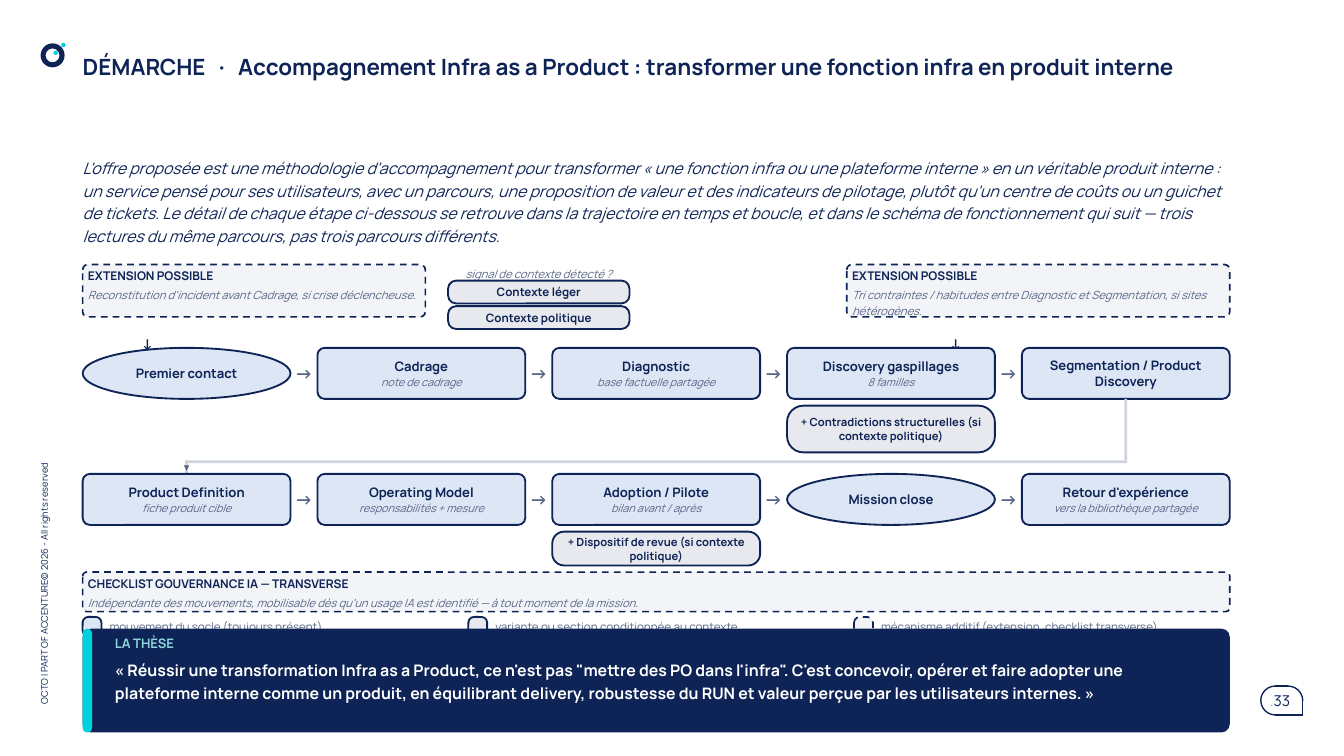
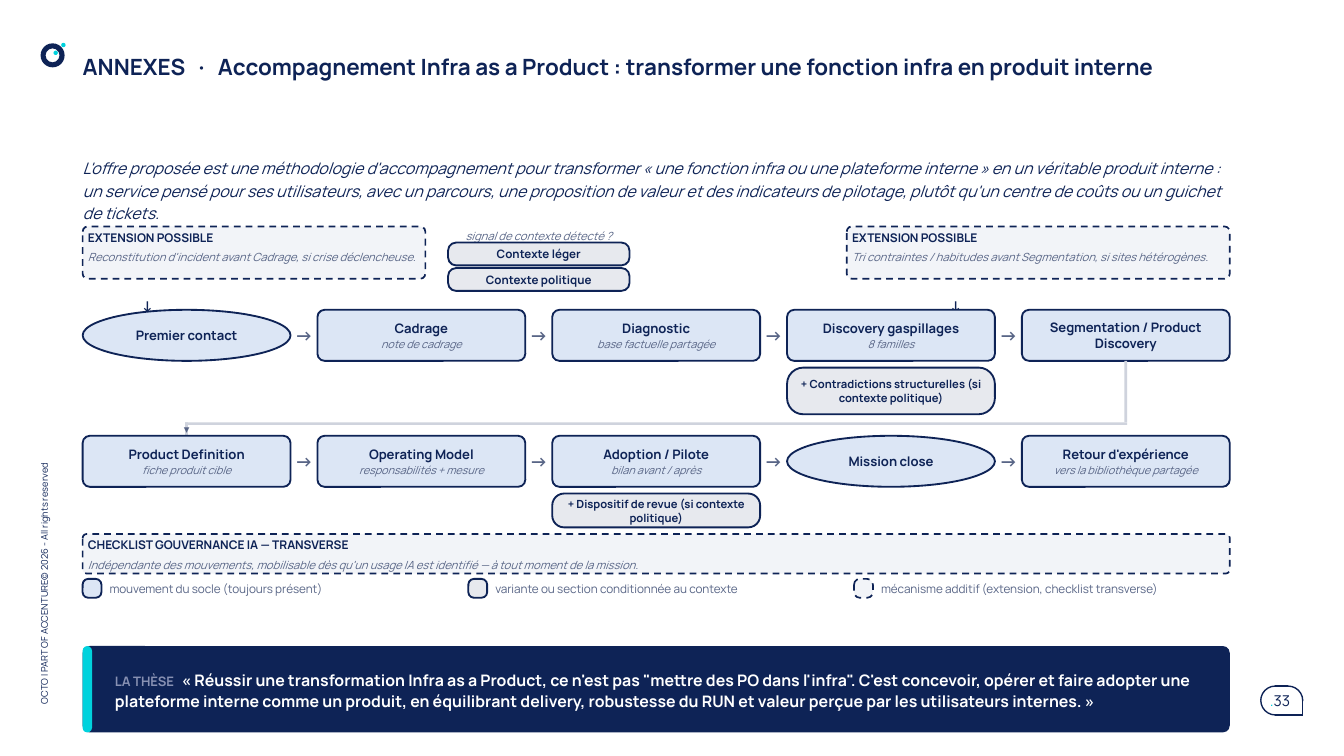
Before and after one commit to claudecamus-dot/Vscode3, a slide deck: slide 33 of docs/cadrage-ppt/bmad-iap-cadrage-synthese.pptx. Drawn at 1344x756 pixels with LibreOffice and Linux fonts; fonts in the diff are those of the drawing. Boxes give left, top, right and bottom in pixels: in the first picture for what was removed or moved away, otherwise in the second. Text is boxed around its words. In the diff, an @@ line names an element or a change of style, - is before the commit and + after.

```diff
--- a/docs/cadrage-ppt/bmad-iap-cadrage-synthese.pptx
+++ b/docs/cadrage-ppt/bmad-iap-cadrage-synthese.pptx
@@ title at (83,58,1153,81): text changed @@
-DÉMARCHE · Accompagnement Infra as a Product : transformer une fonction infra en produit interne
+ANNEXES · Accompagnement Infra as a Product : transformer une fonction infra en produit interne
@@ text at (83,161,1221,220): text changed @@
-L'offre proposée est une méthodologie d'accompagnement pour transformer « une fonction infra ou une plateforme interne » en un véritable produit interne : un service pensé pour ses utilisateurs, avec un parcours, une proposition de valeur et des indicateurs de pilotage, plutôt qu'un centre de coûts ou un guichet de tickets. Le détail de chaque étape ci-dessous se retrouve dans la trajectoire en temps et boucle, et dans le schéma de fonctionnement qui suit — trois lectures du même parcours, pas trois parcours différents.
+L'offre proposée est une méthodologie d'accompagnement pour transformer « une fonction infra ou une plateforme interne » en un véritable produit interne : un service pensé pour ses utilisateurs, avec un parcours, une proposition de valeur et des indicateurs de pilotage, plutôt qu'un centre de coûts ou un guichet de tickets.
@@ text at (852,252,1208,264): text changed @@
-Tri contraintes / habitudes entre Diagnostic et Segmentation, si sites hétérogènes.
+Tri contraintes / habitudes avant Segmentation, si sites hétérogènes.
@@ 25 texts, 17 rounded rectangles, 2 ellipses, 2 rectangles: place and size @@
-25 texts, 17 rounded rectangles, 2 ellipses, 2 rectangles at (82,265,1230,636)
+25 texts, 17 rounded rectangles, 2 ellipses, 2 rectangles at (82,227,1230,598)
@@ 7 texts, 1 rounded rectangle, 1 rectangle: place and size @@
-7 texts, 1 rounded rectangle, 1 rectangle at (88,271,1206,635)
+7 texts, 1 rounded rectangle, 1 rectangle at (88,233,1208,596)
@@ rounded rectangle: place and size @@
-rounded rectangle at (82,629,1230,732)
+rounded rectangle at (82,646,1230,732)
@@ rounded rectangle: place and size @@
-rounded rectangle at (82,629,91,732)
+rounded rectangle at (82,646,91,732)
@@ text "LA THÈSE « Réussir une ..." at (115,673,1190,711): vertical alignment top to middle @@
@@ text at (115,673,1190,711): text changed @@
-LA THÈSE
-« Réussir une transformation Infra as a Product, ce n'est pas "mettre des PO dans l'infra". C'est concevoir, opérer et faire adopter une plateforme interne comme un produit, en équilibrant delivery, robustesse du RUN et valeur perçue par les utilisateurs internes. »
+LA THÈSE « Réussir une transformation Infra as a Product, ce n'est pas "mettre des PO dans l'infra". C'est concevoir, opérer et faire adopter une plateforme interne comme un produit, en équilibrant delivery, robustesse du RUN et valeur perçue par les utilisateurs internes. »
```
Also in this commit, not shown: 23 other slides changed, 8 slides added, 15 slides removed, 2 other files.
